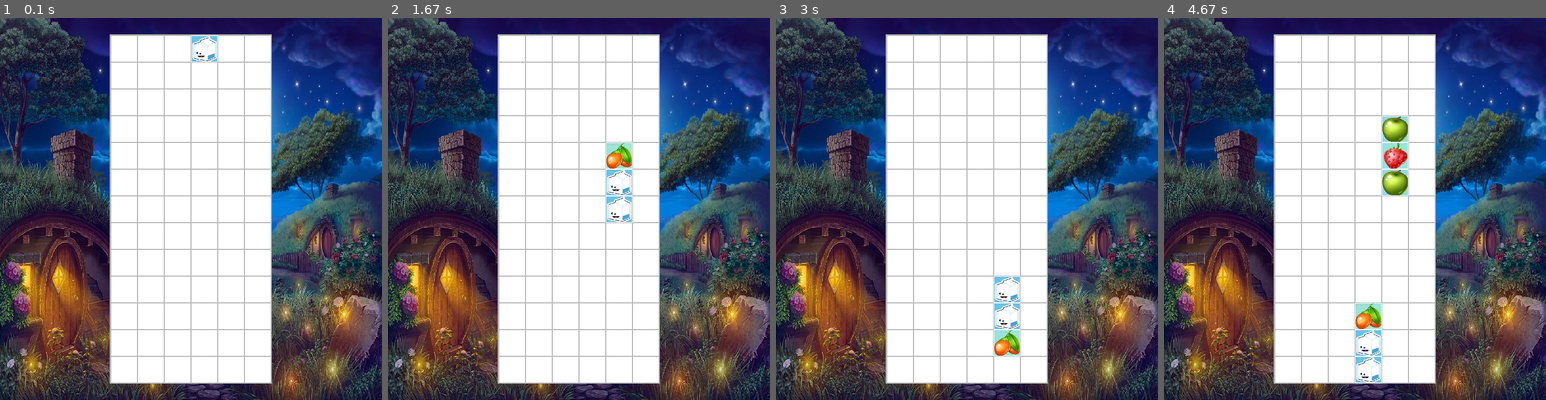
Above: before the commit, frames 1-4 (left to right).
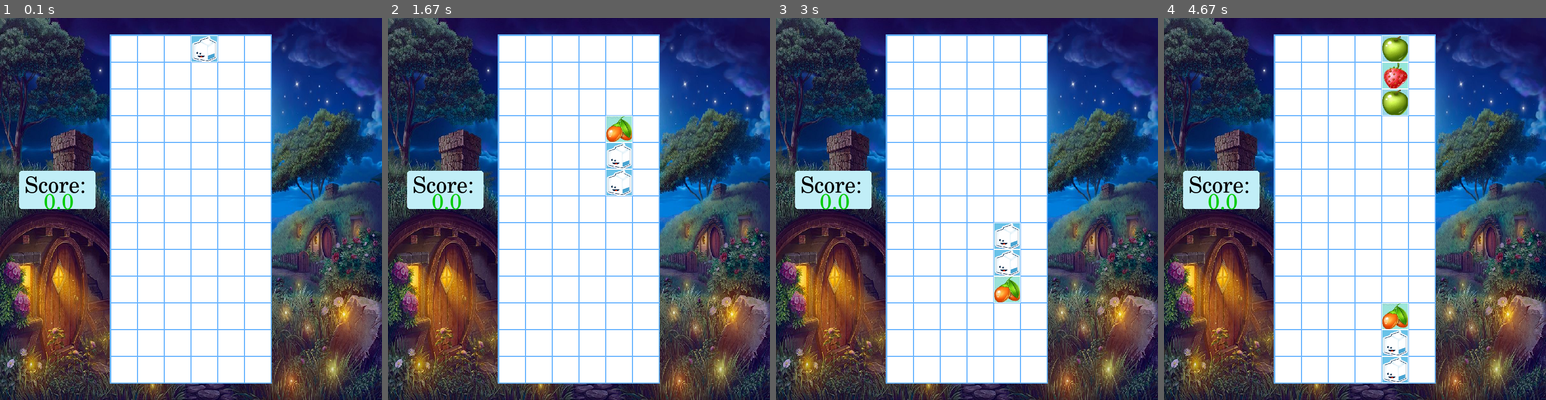
Above: after the commit, the same moments.

Repository: aikakyrgyz/Tile-Matching-Game---PyGame
Game: pygame game, started from game.py
Same seed, same stepped clock (60 frames per second), same inputs: the game is played once before the commit and once after it.
Inputs:
- Up to frame 1 (0.1 s): no input
- Up to frame 2 (1.67 s): hold Right 0.33-0.8 s; hold Right 0.83-1.3 s; tap Space at 0.9, 1.2, 1.4 s; hold Left from 1.33 s (still down)
- Up to frame 3 (3 s): tap Space at 1.7, 1.97, 2.27, 2.4, 2.7 s; release Left at 1.87 s; hold Left 1.9-2.3 s; hold Right 2.33-2.97 s
- Up to frame 4 (4.67 s): hold Left 3-3.47 s; tap Space at 3.07, 3.37, 3.57, 3.87, 4.07, 4.37, 4.57 s; hold Right 3.5-3.97 s; hold Right 4-4.47 s; hold Left from 4.5 s (still down)

The runs differ from the first frame. In frame 1, 5.6% of the frame differs, in the area x 5-72%, y 4-96%; in frame 2, 6.6%; in frame 3, 7.0%; in frame 4, 9.9%.

Commit message:
images done

Diff:
--- a/game.py
+++ b/game.py
@@ -9,7 +9,7 @@
 _INITIAL_HEIGHT = 700
 _BACKGROUND_COLOR = pygame.Color(255, 255, 255)
 _LANDED_COLOR = pygame.Color(173, 235, 235)
-_GRID = pygame.Color(184,184,184)
+_GRID = pygame.Color(102, 179, 255)
 _BOARD_COLOR = pygame.Color(0, 0, 0)
 _JEWEL_WIDTH = 0.07
 _JEWEL_HEIGHT = 0.07
@@ -42,11 +42,12 @@
         clock = pygame.time.Clock()
         action = 0
         while self._running:
-            clock.tick(40)
+            clock.tick(33)
             self._handle_events()
             if action%10==0:
-                user_interface.draw_board(self._state)
+                # user_interface.draw_board(self._state)
                 self._state.action()
+                self._score = (self._state.get_score() - 3)/2
                 if self._state.get_game_over():
                     self._draw_end_game()
                     self._end_game()
@@ -62,9 +63,9 @@
 
     def _draw_end_game(self) -> None:
         pygame.font.init()
-        text = pygame.font.SysFont('Century', 63, False, True)
-        text_surface = text.render('GAME OVER', True, (255, 102, 102))
-        self._surface.blit(text_surface, (215, 210))
+        text = pygame.font.SysFont('Century', 65, False, False)
+        text_surface = text.render('GAME OVER', True, (255, 51, 51))
+        self._surface.blit(text_surface, (210, 210))
         pygame.display.flip()
         waiting = True
         clock = pygame.time.Clock()
@@ -90,6 +91,24 @@
         background_rect = pygame.Rect(0, 0, self._surface.get_width(), self._surface.get_height())
         scaled_image = pygame.transform.scale(self._background_image, (self._surface.get_width(), self._surface.get_height()))
         self._surface.blit(scaled_image, background_rect)
+        self._draw_score_box()
+
+    def _draw_score_box(self) -> None:
+        top_left_frac_x = 0.05
+        top_left_frac_y = 0.4
+        top_left_pixel_x = int(top_left_frac_x * self._surface.get_width())
+        top_left_pixel_y = int(top_left_frac_y * self._surface.get_height())
+        width_pixel = 0.20 * self._surface.get_width()
+        height_pixel = 0.10 * self._surface.get_height()
+        self._score_box = pygame.Rect(top_left_pixel_x, top_left_pixel_y, width_pixel, height_pixel)
+        pygame.draw.rect(self._surface, pygame.Color(193, 238, 247), self._score_box, 0, 5)
+        pygame.font.init()
+        text = pygame.font.SysFont('Century', 40, False, False)
+        text_surface = text.render('Score:', True, (0, 0, 0))
+        self._surface.blit(text_surface, (top_left_pixel_x + 10, top_left_pixel_y + 10))
+        text = pygame.font.SysFont('Century', 40, False, False)
+        text_surface = text.render(f'{self._score}', True, (0, 204, 0))
+        self._surface.blit(text_surface, (width_pixel/2 + 10, top_left_pixel_y + 40))
 
     def _draw_board_box(self):
         self._distance_from_top = (1.0 - (_JEWEL_HEIGHT * 13))/2 - 0.002
@@ -137,7 +156,7 @@
         else:
             pygame.draw.rect(self._surface, color, jewel_rect)
         if status == game_logic.Cell.empty_cell:
-            pygame.draw.rect(self._surface, _GRID, jewel_rect, 1 )
+            pygame.draw.rect(self._surface, _GRID, jewel_rect, 1)
         else:
             pygame.draw.rect(self._surface, _BACKGROUND_COLOR, jewel_rect, 1)
 
@@ -155,7 +174,6 @@
             if event.type == pygame.QUIT:
                 self._running = False
             if event.type == pygame.VIDEORESIZE:
-                print('RESIZE')
                 self._create_surface(event.size)
             if event.type == pygame.KEYDOWN and event.key == pygame.K_SPACE:
                 self._state.rotate_faller()
--- a/game_logic.py
+++ b/game_logic.py
@@ -109,6 +109,7 @@
         self._faller = None
         self._game_over = False
         self._matching_cells_present = False
+        self._match_score = 3
 
     def get_rows(self) -> int:
         return self._rows
@@ -126,8 +127,12 @@
     def get_faller(self) -> Faller:
         return self._faller
 
+    def get_score(self) -> int:
+        return self._match_score
+
     def get_game_over(self) -> bool:
         return self._game_over
+
 
     def set_board(self, empty: bool, contents_list: list) -> None:
         '''
@@ -183,7 +188,6 @@
             for row in range(self._rows - 1, 0, -1):
                 for col in range(self._columns):
                     if self.get_board_cell(row, col).get_status() == Cell.empty_cell:
-                        # empty_cell = self._board[row][col]
                         non_empty_cell_above = self._board[row - 1][col]
                         if non_empty_cell_above.get_status() == Cell.falling_cell or non_empty_cell_above.get_status() == Cell.landed_cell:
                             continue
@@ -250,7 +254,6 @@
         '''
 
         self._faller = Faller(column, top, middle, bottom)
-        print(self._faller.get_faller())
         column_faller = self._faller.get_column()
         middle_piece = self._faller.get_middle_piece()
         top_piece = self._faller.get_top_piece()
@@ -493,6 +496,7 @@
                     match_jewels.append(next_jewel)
                     if len(match_jewels) >= 3:
                         for jewel in match_jewels:
+                            self._match_score += 1
                             jewel_row = jewel.get_row()
                             jewel_col = jewel.get_column()
                             self._board[jewel_row][jewel_col].set_status(Cell.match)
@@ -503,6 +507,7 @@
                     if col == self._columns - 1:
                         if len(match_jewels) >= 3:
                             for jewel in match_jewels:
+                                self._match_score += 1
                                 jewel_row = jewel.get_row()
                                 jewel_col = jewel.get_column()
                                 self._board[jewel_row][jewel_col].set_status(Cell.match)
@@ -531,12 +536,10 @@
                                 self._board[jewel_row][jewel_col].set_status(Cell.match)
                             # self._matching_cells_present = True
                             match_jewels = [empty]
-
-
-
                 else:
                     if len(match_jewels) >= 3:
                         for jewel in match_jewels:
+                            self._match_score += 1
                             jewel_row = jewel.get_row()
                             jewel_col = jewel.get_column()
                             self._board[jewel_row][jewel_col].set_status(Cell.match)
@@ -545,7 +548,6 @@
 
                     match_jewels = []
                     match_jewels.append(next_jewel)
-
     def get_matching_cells_present(self):
         return self._matching_cells_present
 
